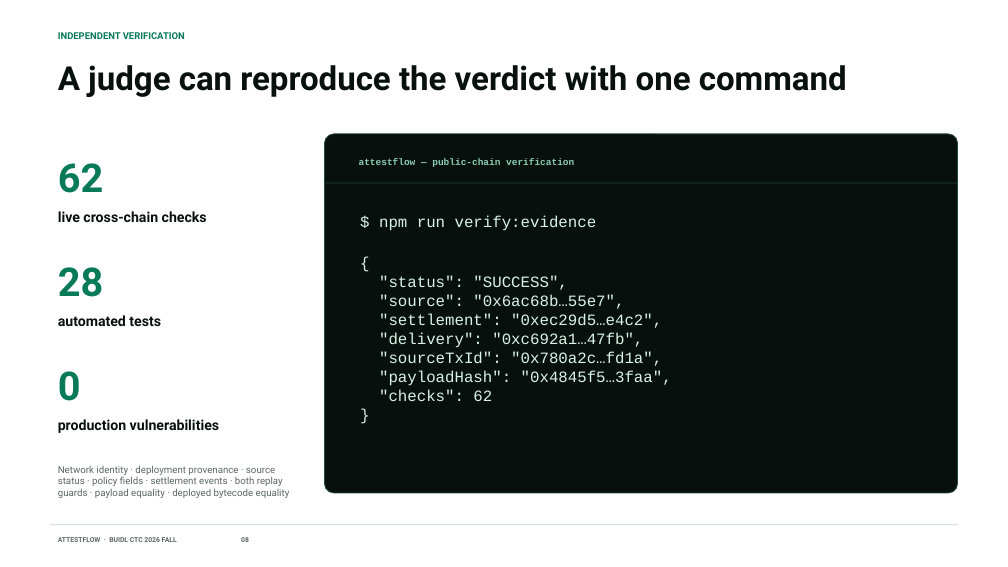
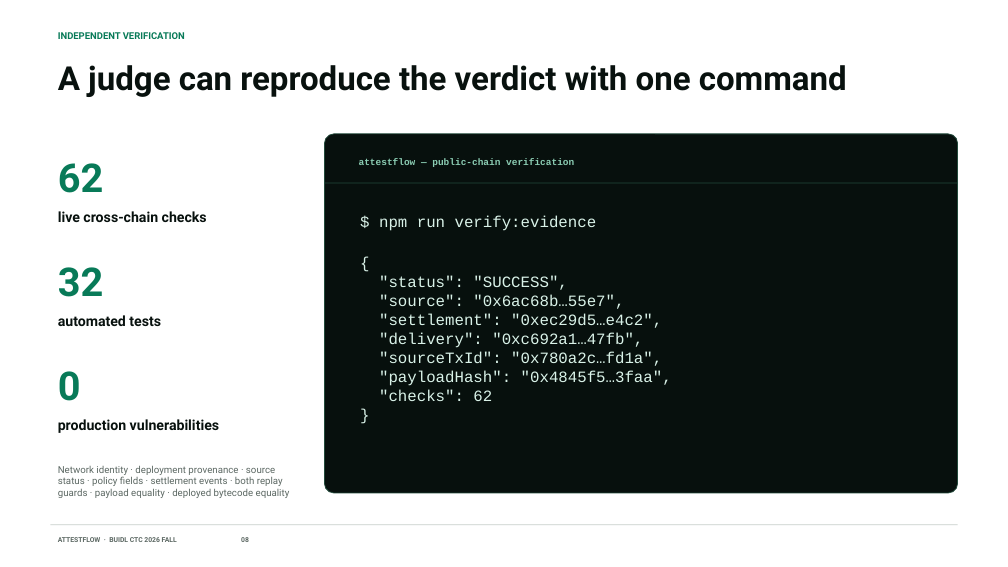
Before and after one commit to ximilu0114-droid/ximilu-hackson, a slide deck: slide 8 of docs/attestflow-pitch-deck.pptx. Drawn at 1008x567 pixels with LibreOffice and Linux fonts; fonts in the diff are those of the drawing. Boxes give left, top, right and bottom in pixels: in the first picture for what was removed or moved away, otherwise in the second. Text is boxed around its words. In the diff, an @@ line names an element or a change of style, - is before the commit and + after.

```diff
--- a/docs/attestflow-pitch-deck.pptx
+++ b/docs/attestflow-pitch-deck.pptx
@@ text at (x1=58, y1=267, x2=104, y2=297): text changed @@
-28
+32
```
Also in this commit, not shown: 2 other slides changed, 22 other files.
